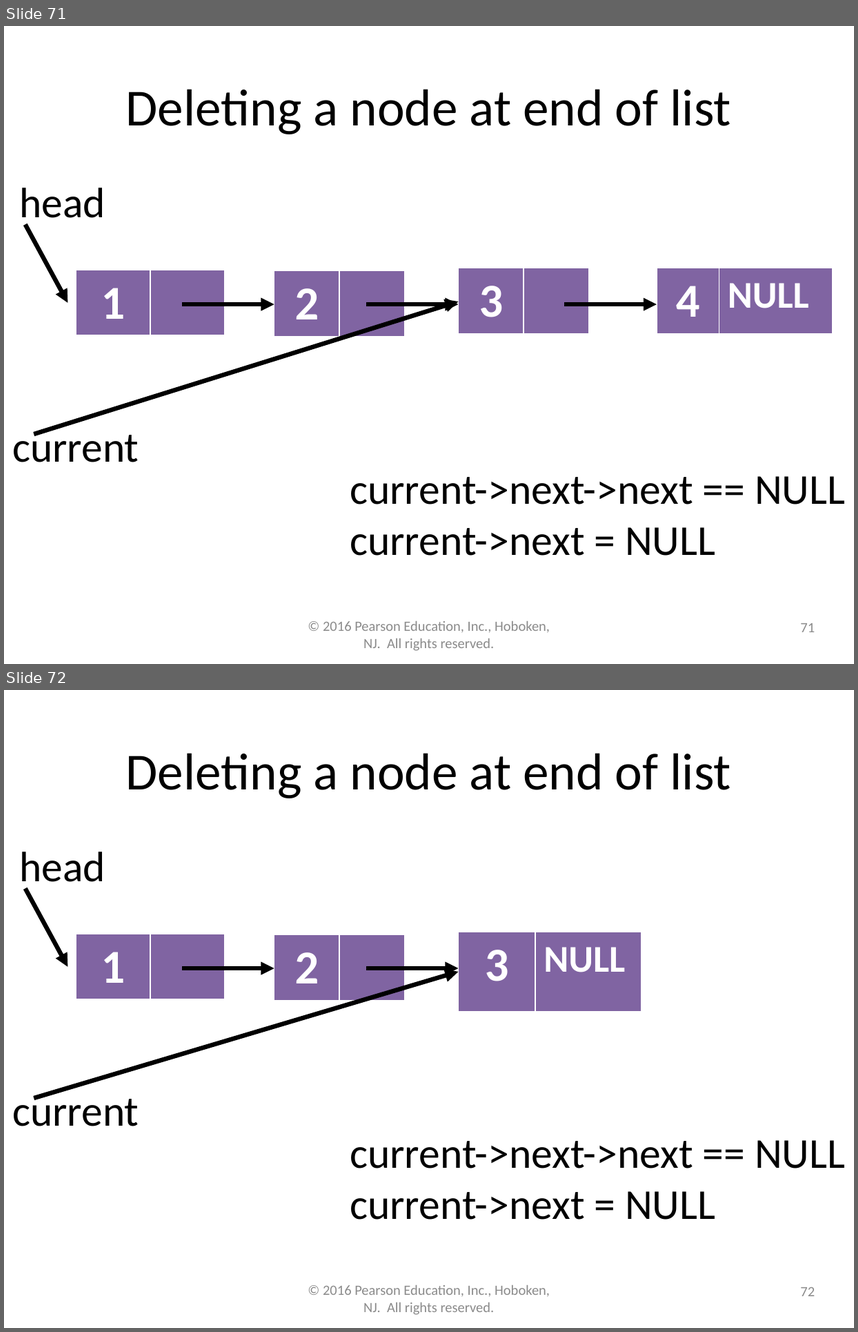
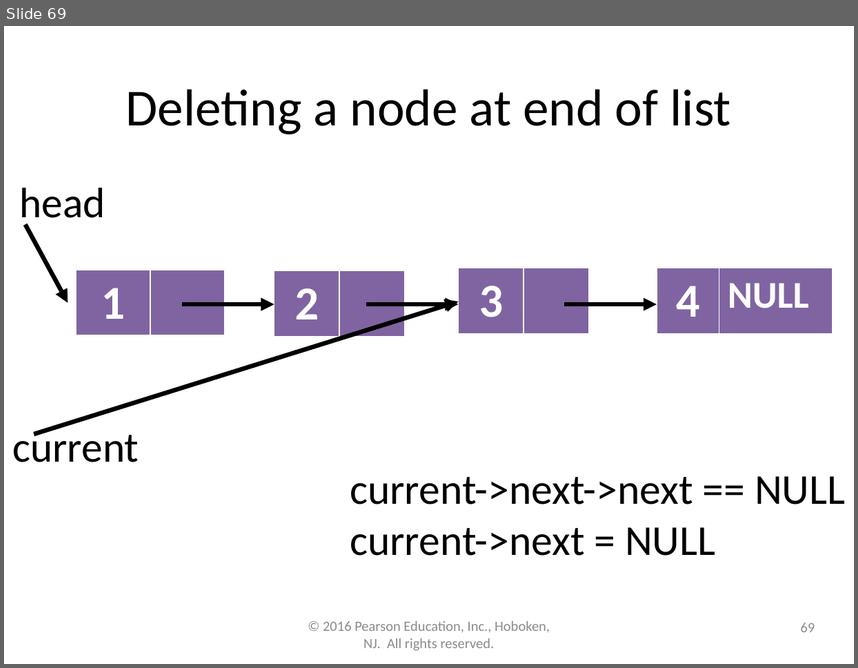
Before and after one commit to lgw2/lgw2.github.io, a slide deck: _teaching/csci112-fall-2023/lectures/ppts/Chapter13.pptx. Shown one above the other, each under a label of ours: slides 71 and 72 before the commit, slide 69 after it. The pictures are 858x1332 and 858x668 pixels, drawn with LibreOffice and Linux fonts; fonts in the diff are those of the drawing. Boxes give left, top, right and bottom in pixels: in the first picture for what was removed or moved away, otherwise in the second. Text is boxed around its words. In the diff, an @@ line names an element or a change of style, - is before the commit and + after.

```diff
--- a/_teaching/csci112-fall-2023/lectures/ppts/Chapter13.pptx
+++ b/_teaching/csci112-fall-2023/lectures/ppts/Chapter13.pptx
@@ slide 72 removed at (4,690,854,1328), background #FFFFFF @@
@@ title removed at (126,753,731,798) @@
-Deleting a node at end of list
@@ text removed at (19,851,105,891) @@
-head
@@ arrow removed from (25, 888) to (67, 966) @@
@@ table removed at (76,934,226,999), 1 rows, 2 columns @@
-1 | 
@@ table removed at (274,935,406,1002), 1 rows, 2 columns @@
-2 | 
@@ table removed at (459,931,642,1010), 1 rows, 2 columns @@
-3 | NULL
@@ arrow removed from (34, 1098) to (459, 972) @@
@@ arrow removed from (183, 968) to (274, 968) @@
@@ arrow removed from (366, 968) to (459, 968) @@
@@ text removed at (12,1090,139,1126) @@
-current
@@ text removed at (350,1140,845,1219) @@
-current->next->next == NULL
-current->next = NULL
@@ text removed at (323,1285,550,1314) @@
-© 2016 Pearson Education, Inc., Hoboken, NJ. All rights reserved.
@@ page number removed at (800,1287,815,1296) @@
-72
@@ what was slide 71 is now slide 69 @@
@@ page number at (800,622,815,632): text changed @@
-71
+69
```
Also in this commit, not shown: 1 slide changed, 5 other slides removed, 1 other file.
